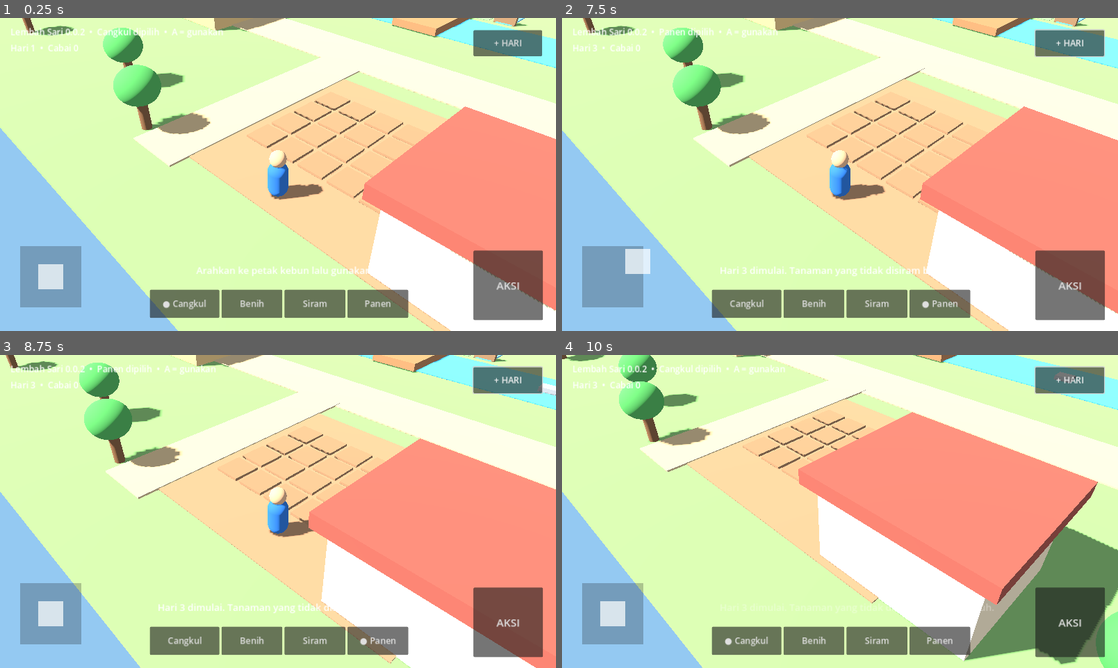
Above: before the commit, frames 1-4 (two rows, left to right).
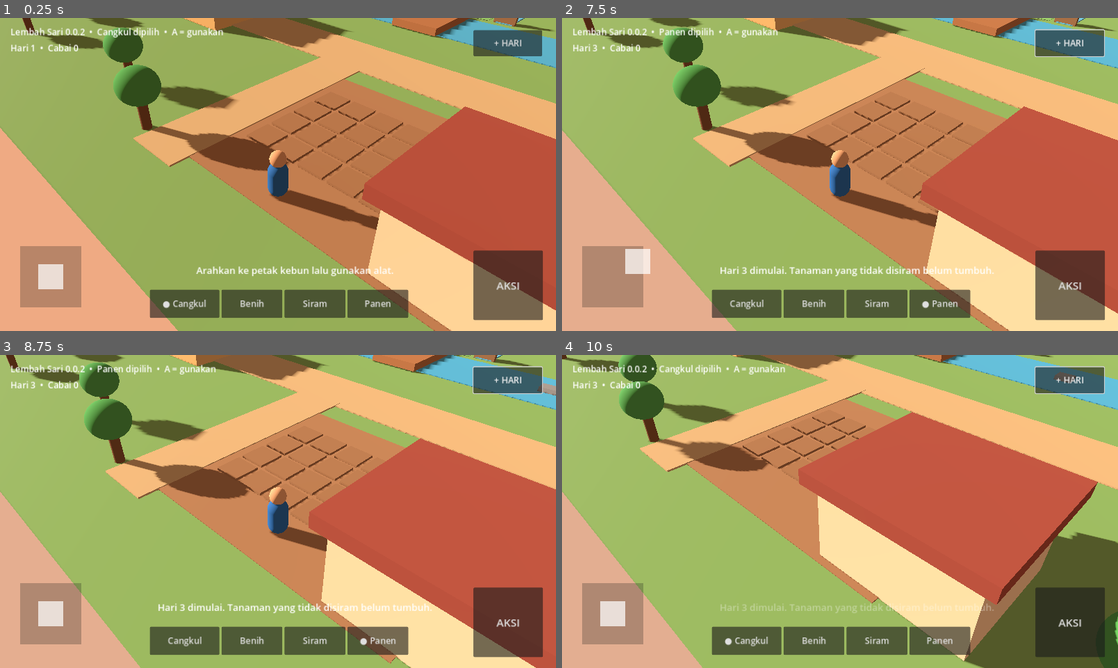
Above: after the commit, the same moments.

Repository: eneft/Lembah-sari
Game: Godot game, scene res://scenes/Main.tscn
Same seed, same stepped clock (60 frames per second), same inputs: the game is played once before the commit and once after it.
Inputs (mouse positions are in pixels of both pictures, inside the frame that each line leads up to):
- Up to frame 1 (0.25 s): no input
- Up to frame 2 (7.5 s): click "AKSI" at 0.5 s; click "● Cangkul" at 1.25 s; click "Benih" at 2 s; click "Cangkul" at 2.75 s; click "Siram" at 3.5 s; click "● Siram" at 4.25 s; click "Panen" at 5 s; click "● Panen" at 5.75 s; click "+ HARI" at 6.5 s; tap Enter at 7.25 s; drag from (612, 277) to (895, 105) at 7.27 s
- Up to frame 3 (8.75 s): drag from (166, 527) to (250, 574) at 8.02 s
- Up to frame 4 (10 s): move the mouse to (895, 442) at 8.77 s; hold D (move_right) 8.78-9.5 s; tap 1 at 8.85 s; drag from (812, 574) to (673, 464) at 9.52 s

The runs differ from the first frame. In frame 1, 99% of the frame differs, in the area x 0-100%, y 0-100%; in frame 2, 99%; in frame 3, 98%; in frame 4, 97%.

Commit message:
feat: wire time and weather manager into main scene

Diff:
--- a/scenes/Main.tscn
+++ b/scenes/Main.tscn
@@ -1,9 +1,10 @@
-[gd_scene load_steps=6 format=3]
+[gd_scene load_steps=7 format=3]
 
 [ext_resource type="Script" path="res://scripts/world_builder.gd" id="1"]
 [ext_resource type="PackedScene" path="res://scenes/Player.tscn" id="2"]
 [ext_resource type="PackedScene" path="res://ui/MobileControls.tscn" id="3"]
 [ext_resource type="Script" path="res://scripts/farm_manager.gd" id="4"]
+[ext_resource type="Script" path="res://scripts/game_time_manager.gd" id="5"]
 
 [sub_resource type="Environment" id="Environment_main"]
 background_mode = 1
@@ -29,4 +30,7 @@
 [node name="FarmManager" type="Node3D" parent="."]
 script = ExtResource("4")
 
+[node name="GameTimeManager" type="Node" parent="."]
+script = ExtResource("5")
+
 [node name="MobileControls" parent="." instance=ExtResource("3")]
